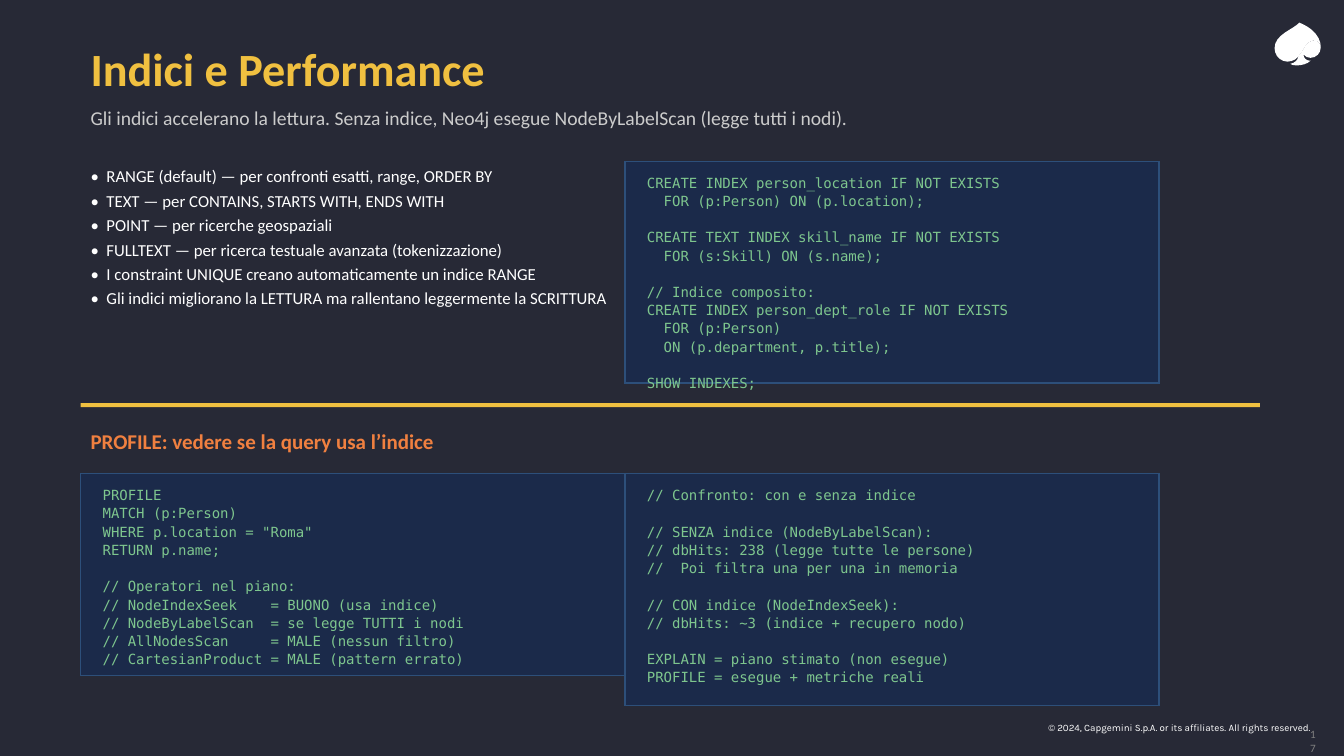
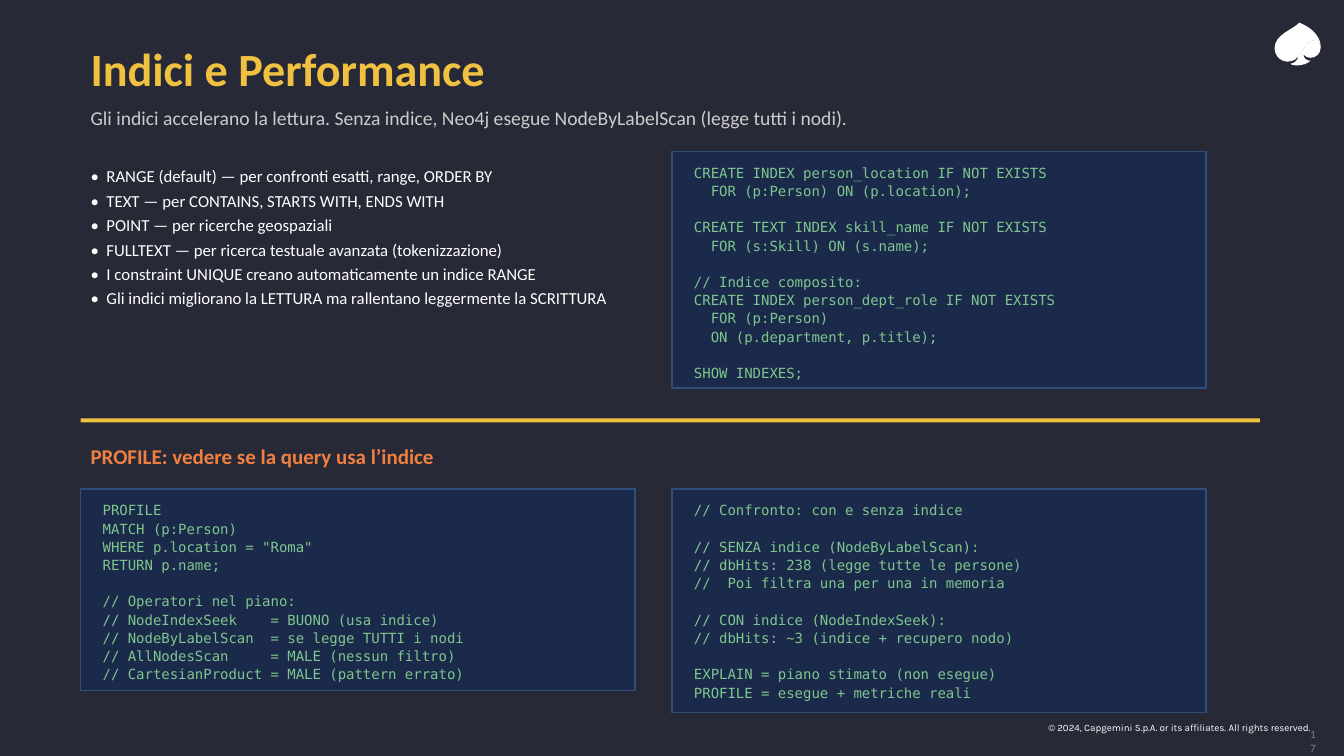
Before and after one commit to leobcc/neo4j-training-course-material, a slide deck: slide 17 of slides/session-01/session-01.pptx. Drawn at 1344x756 pixels with LibreOffice and Linux fonts; fonts in the diff are those of the drawing. Boxes give left, top, right and bottom in pixels: in the first picture for what was removed or moved away, otherwise in the second. Text is boxed around its words. In the diff, an @@ line names an element or a change of style, - is before the commit and + after.

```diff
--- a/slides/session-01/session-01.pptx
+++ b/slides/session-01/session-01.pptx
@@ rectangle: place and size @@
-rectangle at [625,161,1159,383]
+rectangle at [673,151,1207,388]
@@ text "CREATE INDEX person_location IF NOT ...": place and size @@
-text "CREATE INDEX person_location IF NOT ..." at [647,177,1008,355]
+text "CREATE INDEX person_location IF NOT ..." at [694,167,1055,345]
@@ 2 texts, 2 rectangles: place and size @@
-2 texts, 2 rectangles at [81,403,1260,676]
+2 texts, 2 rectangles at [81,418,1260,691]
@@ rectangle: place and size @@
-rectangle at [625,474,1159,706]
+rectangle at [673,489,1207,713]
@@ text "// Confronto: con e senza ...": place and size @@
-text "// Confronto: con e senza ..." at [647,489,974,685]
+text "// Confronto: con e senza ..." at [694,504,1021,701]
```
Also in this commit, not shown: 15 other slides changed.
